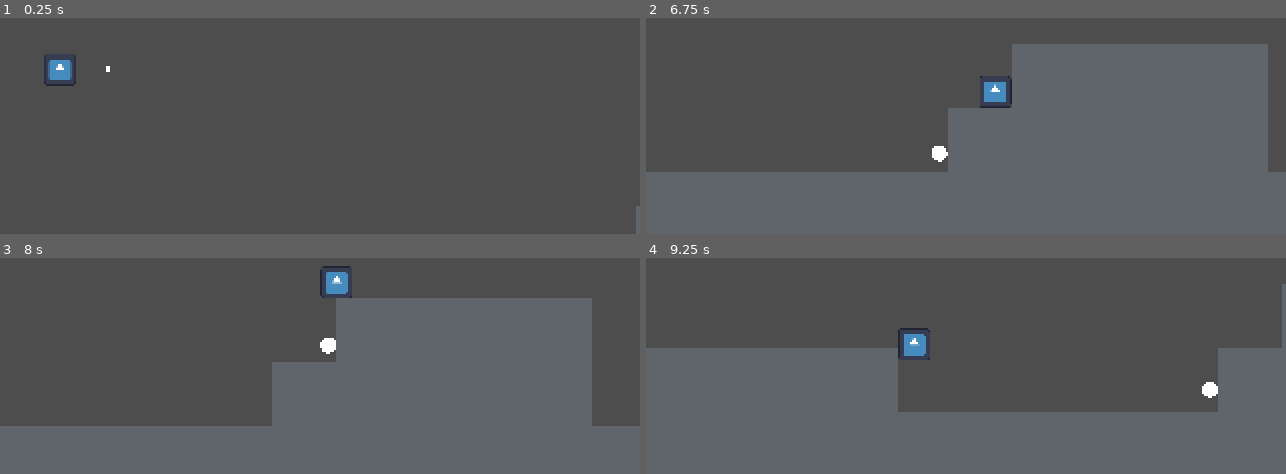
Above: before the commit, frames 1-4 (two rows, left to right).
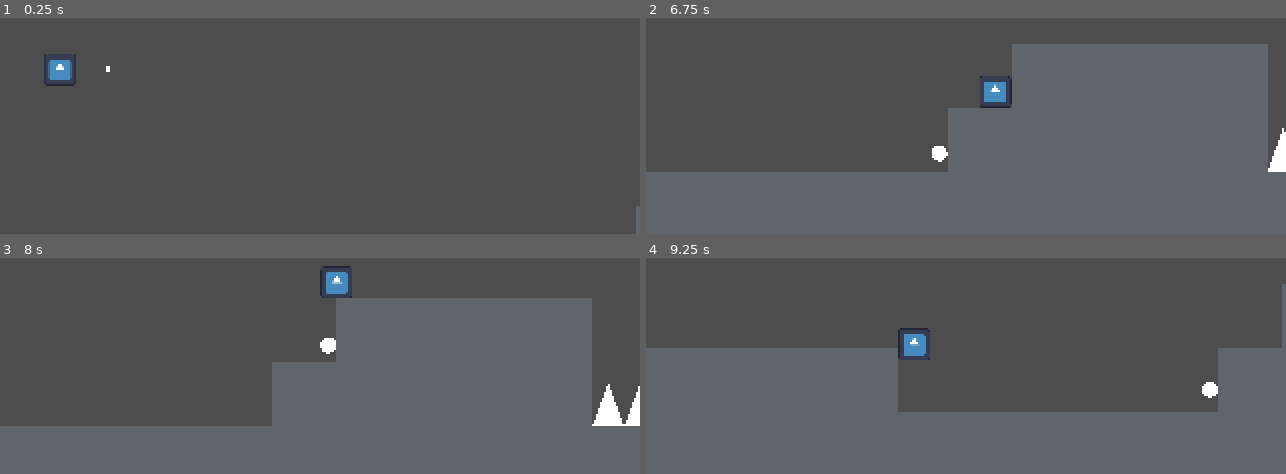
Above: after the commit, the same moments.

Repository: Borrow-Game/game-godot
Game: Godot game, scene res://physics_sample_scene.tscn
Same seed, same stepped clock (60 frames per second), same inputs: the game is played once before the commit and once after it. The engine's default icon, where the game draws it, is replaced by a stand-in: a white triangle on a blue panel in a dark square.
Inputs:
- Up to frame 1 (0.25 s): no input
- Up to frame 2 (6.75 s): tap Enter (ui_accept) at 0.5, 0.77, 1.52, 3.02, 3.77, 4.52, 6.02 s; hold Right (right) 0.53-2.03 s; tap X (dash) every 1.5 s from 0.6 to 6.6 s; tap Shift (shoot bow) every 1.5 s from 1.35 to 5.85 s; hold Left (left) 2.03-4.28 s; hold Right (right) from 4.28 s (still down)
- Up to frame 3 (8 s): keep holding Right (right); tap Enter (ui_accept) at 6.77, 7.52 s; tap Shift (shoot bow) at 7.35 s
- Up to frame 4 (9.25 s): release Right (right) at 8.03 s; hold Left (left) from 8.03 s (still down); tap X (dash) at 8.1 s; tap Shift (shoot bow) at 8.85 s; tap Enter (ui_accept) at 9.02 s

The runs differ from the first frame. In frame 1, less than 0.1% of the frame differs, in the area x 8-10%, y 22-24%; in frame 2, 0.3%; in frame 3, 0.7%, in the area x 92-100%, y 58-78%; in frame 4, nothing differs.

Commit message:
feat: spikes

Diff:
--- a/physics_sample_scene.tscn
+++ b/physics_sample_scene.tscn
@@ -1,9 +1,10 @@
-[gd_scene load_steps=5 format=3 uid="uid://n8wv5nrlv2ub"]
+[gd_scene load_steps=6 format=3 uid="uid://n8wv5nrlv2ub"]
 
 [ext_resource type="PackedScene" uid="uid://lb07788bxve4" path="res://physics_sample_block.tscn" id="1_gdt6k"]
 [ext_resource type="PackedScene" uid="uid://dfj3ask0ne44o" path="res://player_character.tscn" id="2_ycyjp"]
 [ext_resource type="PackedScene" uid="uid://dcf28kdusjeiu" path="res://target_block.tscn" id="3_22fh5"]
-[ext_resource type="PackedScene" uid="uid://ylta7hm7dobh" path="res://moving_block.tscn" id="5_b1fxg"]
+[ext_resource type="PackedScene" uid="uid://bn5nvsbru0mdw" path="res://killing-object.tscn" id="5_1y1rt"]
+[ext_resource type="PackedScene" path="res://moving_block.tscn" id="5_b1fxg"]
 
 [node name="scene" type="Node2D"]
 
@@ -694,3 +695,155 @@
 position = Vector2(880, 32)
 scale = Vector2(4, 1)
 aim_position = Vector2(880, 88)
+
+[node name="Node" type="Node" parent="."]
+
+[node name="StaticBody2D4" parent="Node" instance=ExtResource("5_1y1rt")]
+position = Vector2(472, 138)
+
+[node name="StaticBody2D" parent="Node" instance=ExtResource("5_1y1rt")]
+position = Vector2(424, 138)
+
+[node name="StaticBody2D2" parent="Node" instance=ExtResource("5_1y1rt")]
+position = Vector2(440, 138)
+
+[node name="StaticBody2D3" parent="Node" instance=ExtResource("5_1y1rt")]
+position = Vector2(456, 138)
+
+[node name="StaticBody2D5" parent="Node" instance=ExtResource("5_1y1rt")]
+position = Vector2(552, 138)
+
+[node name="StaticBody2D6" parent="Node" instance=ExtResource("5_1y1rt")]
+position = Vector2(504, 138)
+
+[node name="StaticBody2D7" parent="Node" instance=ExtResource("5_1y1rt")]
+position = Vector2(520, 138)
+
+[node name="StaticBody2D8" parent="Node" instance=ExtResource("5_1y1rt")]
+position = Vector2(536, 138)
+
+[node name="StaticBody2D9" parent="Node" instance=ExtResource("5_1y1rt")]
+position = Vector2(584, 138)
+
+[node name="StaticBody2D10" parent="Node" instance=ExtResource("5_1y1rt")]
+position = Vector2(600, 138)
+
+[node name="StaticBody2D11" parent="Node" instance=ExtResource("5_1y1rt")]
+position = Vector2(616, 138)
+
+[node name="StaticBody2D12" parent="Node" instance=ExtResource("5_1y1rt")]
+position = Vector2(632, 138)
+
+[node name="StaticBody2D13" parent="Node" instance=ExtResource("5_1y1rt")]
+position = Vector2(824, 138)
+
+[node name="StaticBody2D14" parent="Node" instance=ExtResource("5_1y1rt")]
+position = Vector2(776, 138)
+
+[node name="StaticBody2D15" parent="Node" instance=ExtResource("5_1y1rt")]
+position = Vector2(792, 138)
+
+[node name="StaticBody2D16" parent="Node" instance=ExtResource("5_1y1rt")]
+position = Vector2(808, 138)
+
+[node name="StaticBody2D17" parent="Node" instance=ExtResource("5_1y1rt")]
+position = Vector2(904, 138)
+
+[node name="StaticBody2D18" parent="Node" instance=ExtResource("5_1y1rt")]
+position = Vector2(856, 138)
+
+[node name="StaticBody2D19" parent="Node" instance=ExtResource("5_1y1rt")]
+position = Vector2(872, 138)
+
+[node name="StaticBody2D20" parent="Node" instance=ExtResource("5_1y1rt")]
+position = Vector2(888, 138)
+
+[node name="StaticBody2D21" parent="Node" instance=ExtResource("5_1y1rt")]
+position = Vector2(936, 138)
+
+[node name="StaticBody2D22" parent="Node" instance=ExtResource("5_1y1rt")]
+position = Vector2(952, 138)
+
+[node name="StaticBody2D23" parent="Node" instance=ExtResource("5_1y1rt")]
+position = Vector2(968, 138)
+
+[node name="StaticBody2D24" parent="Node" instance=ExtResource("5_1y1rt")]
+position = Vector2(984, 138)
+
+[node name="StaticBody2D25" parent="Node" instance=ExtResource("5_1y1rt")]
+position = Vector2(1064, 170)
+
+[node name="StaticBody2D26" parent="Node" instance=ExtResource("5_1y1rt")]
+position = Vector2(1080, 170)
+
+[node name="StaticBody2D27" parent="Node" instance=ExtResource("5_1y1rt")]
+position = Vector2(1096, 170)
+
+[node name="StaticBody2D28" parent="Node" instance=ExtResource("5_1y1rt")]
+position = Vector2(1112, 170)
+
+[node name="StaticBody2D29" parent="Node" instance=ExtResource("5_1y1rt")]
+position = Vector2(1192, 170)
+
+[node name="StaticBody2D30" parent="Node" instance=ExtResource("5_1y1rt")]
+position = Vector2(1208, 170)
+
+[node name="StaticBody2D31" parent="Node" instance=ExtResource("5_1y1rt")]
+position = Vector2(1224, 170)
+
+[node name="StaticBody2D32" parent="Node" instance=ExtResource("5_1y1rt")]
+position = Vector2(1240, 170)
+
+[node name="StaticBody2D33" parent="Node" instance=ExtResource("5_1y1rt")]
+position = Vector2(1320, 170)
+
+[node name="StaticBody2D34" parent="Node" instance=ExtResource("5_1y1rt")]
+position = Vector2(1336, 170)
+
+[node name="StaticBody2D35" parent="Node" instance=ExtResource("5_1y1rt")]
+position = Vector2(1352, 170)
+
+[node name="StaticBody2D36" parent="Node" instance=ExtResource("5_1y1rt")]
+position = Vector2(1368, 170)
+
+[node name="StaticBody2D37" parent="Node" instance=ExtResource("5_1y1rt")]
+position = Vector2(1448, 170)
+
+[node name="StaticBody2D38" parent="Node" instance=ExtResource("5_1y1rt")]
+position = Vector2(1464, 170)
+
+[node name="StaticBody2D39" parent="Node" instance=ExtResource("5_1y1rt")]
+position = Vector2(1480, 170)
+
+[node name="StaticBody2D40" parent="Node" instance=ExtResource("5_1y1rt")]
+position = Vector2(1496, 170)
+
+[node name="StaticBody2D41" parent="Node" instance=ExtResource("5_1y1rt")]
+position = Vector2(1512, 170)
+
+[node name="StaticBody2D42" parent="Node" instance=ExtResource("5_1y1rt")]
+position = Vector2(1528, 170)
+
+[node name="StaticBody2D43" parent="Node" instance=ExtResource("5_1y1rt")]
+position = Vector2(1544, 170)
+
+[node name="StaticBody2D44" parent="Node" instance=ExtResource("5_1y1rt")]
+position = Vector2(1560, 170)
+
+[node name="StaticBody2D45" parent="Node" instance=ExtResource("5_1y1rt")]
+position = Vector2(1576, 170)
+
+[node name="StaticBody2D46" parent="Node" instance=ExtResource("5_1y1rt")]
+position = Vector2(1592, 170)
+
+[node name="StaticBody2D" parent="." instance=ExtResource("5_1y1rt")]
+position = Vector2(488, 138)
+
+[node name="StaticBody2D2" parent="." instance=ExtResource("5_1y1rt")]
+position = Vector2(568, 138)
+
+[node name="StaticBody2D3" parent="." instance=ExtResource("5_1y1rt")]
+position = Vector2(840, 138)
+
+[node name="StaticBody2D4" parent="." instance=ExtResource("5_1y1rt")]
+position = Vector2(920, 138)
